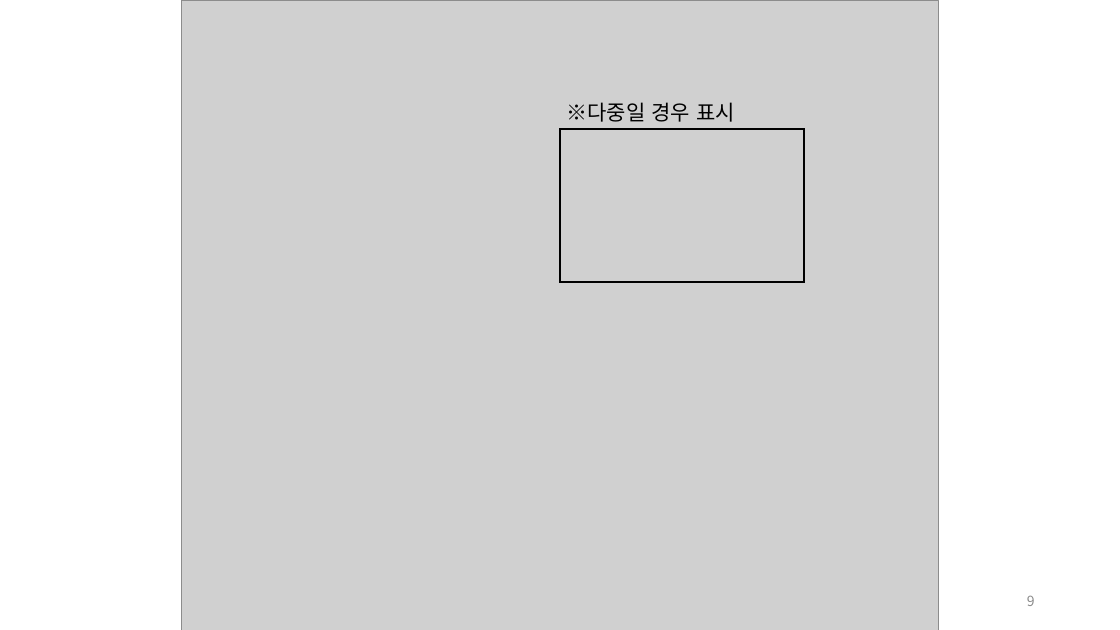
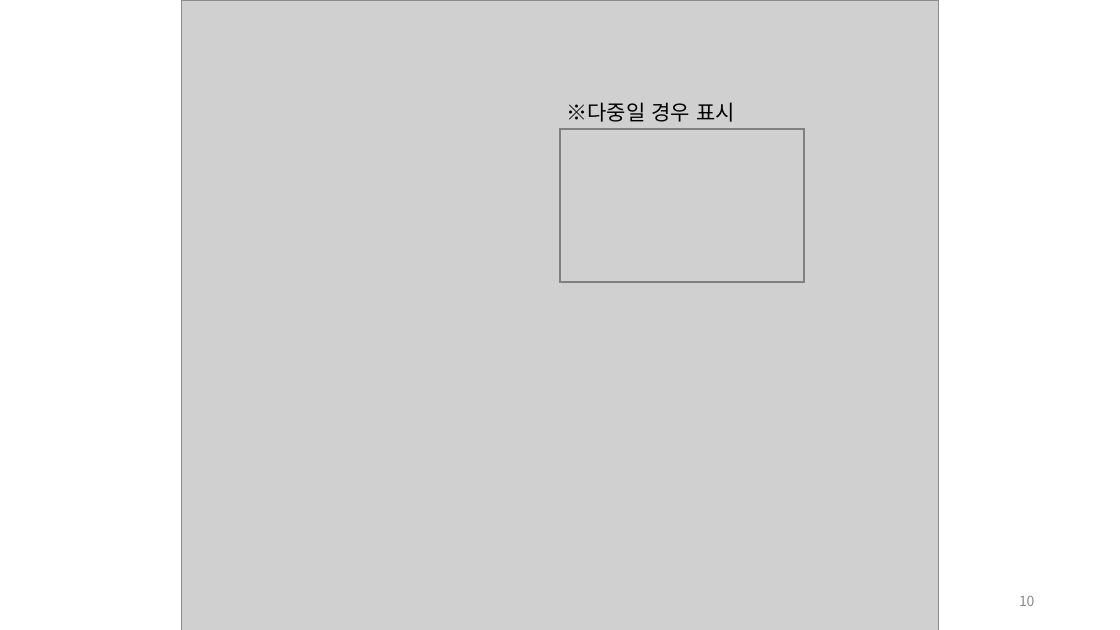
Before and after one commit to pky6147/ksis, a slide deck: slide 10 of 문서/케이시스화면설계.pptx (slide 9 before the commit). Drawn at 1120x630 pixels with LibreOffice and Linux fonts; fonts in the diff are those of the drawing; grey boxes stand for pictures. Boxes give left, top, right and bottom in pixels: in the first picture for what was removed or moved away, otherwise in the second. Text is boxed around its words. In the diff, an @@ line names an element or a change of style, - is before the commit and + after.

```diff
--- a/문서/케이시스화면설계.pptx
+++ b/문서/케이시스화면설계.pptx
@@ rectangle at [560, 129, 805, 281]: outline #000000 1.5 pt to #808080 1.5 pt @@
@@ page number at [1019, 595, 1035, 606]: text changed @@
-9
+10
```
Also in this commit, not shown: 3 other slides changed, 2 slides added, 1 slide removed.
